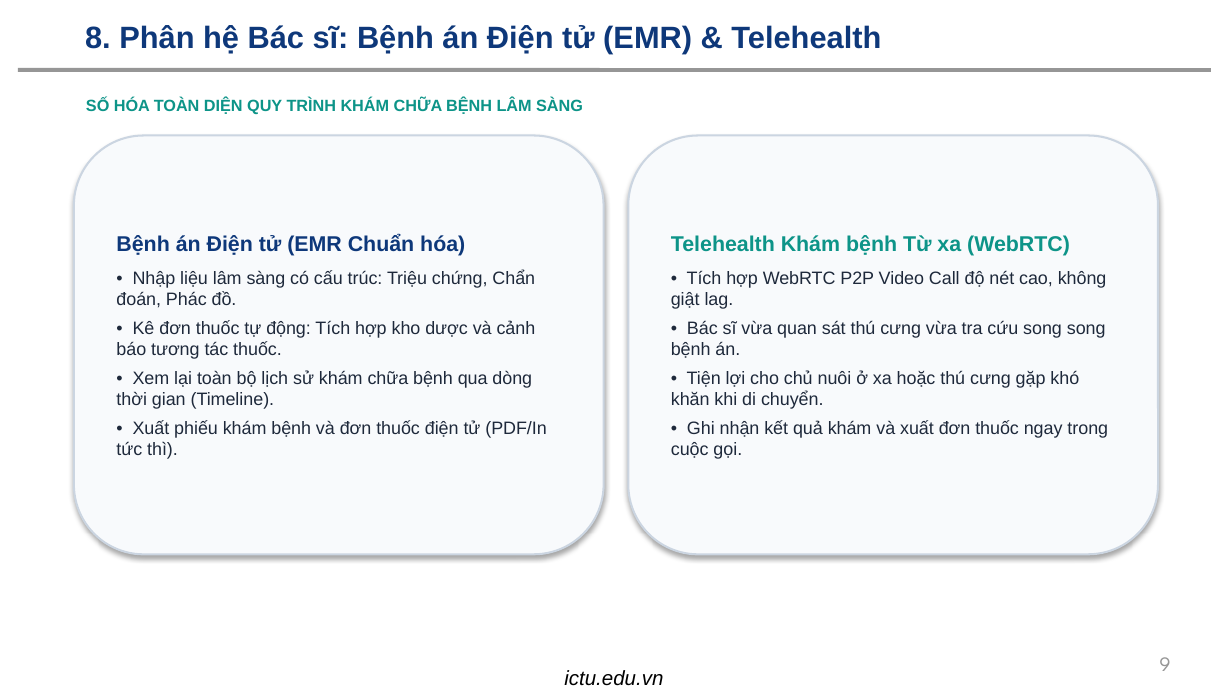
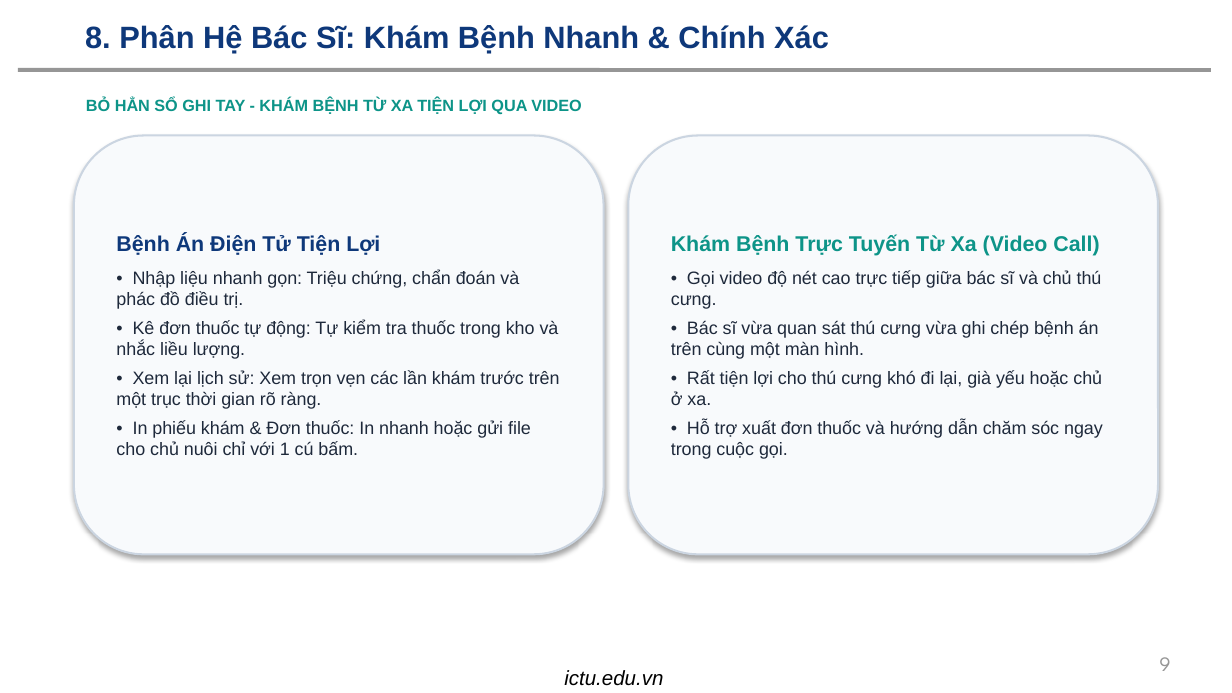
Before and after one commit to dtc245200209-lang/HE-THONG-QUAN-LY-THU-CUNG-VA-LICH-CHAM-SOC-CO-TICH-HOP-AI, a slide deck: slide 9 of BAO_CAO_THUYET_TRINH_PETCARE_AI.pptx. Drawn at 1232x693 pixels with LibreOffice and Linux fonts; fonts in the diff are those of the drawing; background and template pictures are left out. Boxes give left, top, right and bottom in pixels: in the first picture for what was removed or moved away, otherwise in the second. Text is boxed around its words. In the diff, an @@ line names an element or a change of style, - is before the commit and + after.

Commit message:
docs: Don gian hoa noi dung slide thuyet trinh, loai bo thuat toan phuc tap

```diff
--- a/BAO_CAO_THUYET_TRINH_PETCARE_AI.pptx
+++ b/BAO_CAO_THUYET_TRINH_PETCARE_AI.pptx
@@ title at bbox=[85, 25, 829, 53]: text changed @@
-8. Phân hệ Bác sĩ: Bệnh án Điện tử (EMR) & Telehealth
+8. Phân Hệ Bác Sĩ: Khám Bệnh Nhanh & Chính Xác
@@ text at bbox=[86, 97, 581, 114]: text changed @@
-SỐ HÓA TOÀN DIỆN QUY TRÌNH KHÁM CHỮA BỆNH LÂM SÀNG
+BỎ HẲN SỔ GHI TAY - KHÁM BỆNH TỪ XA TIỆN LỢI QUA VIDEO
@@ text in rounded rectangle at bbox=[116, 235, 560, 455]: text changed @@
-Bệnh án Điện tử (EMR Chuẩn hóa)
-• Nhập liệu lâm sàng có cấu trúc: Triệu chứng, Chẩn đoán, Phác đồ.
-• Kê đơn thuốc tự động: Tích hợp kho dược và cảnh báo tương tác thuốc.
-• Xem lại toàn bộ lịch sử khám chữa bệnh qua dòng thời gian (Timeline).
-• Xuất phiếu khám bệnh và đơn thuốc điện tử (PDF/In tức thì).
+Bệnh Án Điện Tử Tiện Lợi
+• Nhập liệu nhanh gọn: Triệu chứng, chẩn đoán và phác đồ điều trị.
+• Kê đơn thuốc tự động: Tự kiểm tra thuốc trong kho và nhắc liều lượng.
+• Xem lại lịch sử: Xem trọn vẹn các lần khám trước trên một trục thời gian rõ ràng.
+• In phiếu khám & Đơn thuốc: In nhanh hoặc gửi file cho chủ nuôi chỉ với 1 cú bấm.
@@ text in rounded rectangle at bbox=[671, 235, 1103, 459]: text changed @@
-Telehealth Khám bệnh Từ xa (WebRTC)
-• Tích hợp WebRTC P2P Video Call độ nét cao, không giật lag.
-• Bác sĩ vừa quan sát thú cưng vừa tra cứu song song bệnh án.
-• Tiện lợi cho chủ nuôi ở xa hoặc thú cưng gặp khó khăn khi di chuyển.
-• Ghi nhận kết quả khám và xuất đơn thuốc ngay trong cuộc gọi.
+Khám Bệnh Trực Tuyến Từ Xa (Video Call)
+• Gọi video độ nét cao trực tiếp giữa bác sĩ và chủ thú cưng.
+• Bác sĩ vừa quan sát thú cưng vừa ghi chép bệnh án trên cùng một màn hình.
+• Rất tiện lợi cho thú cưng khó đi lại, già yếu hoặc chủ ở xa.
+• Hỗ trợ xuất đơn thuốc và hướng dẫn chăm sóc ngay trong cuộc gọi.
```
Also in this commit, not shown: 13 other slides changed, 2 other files.
